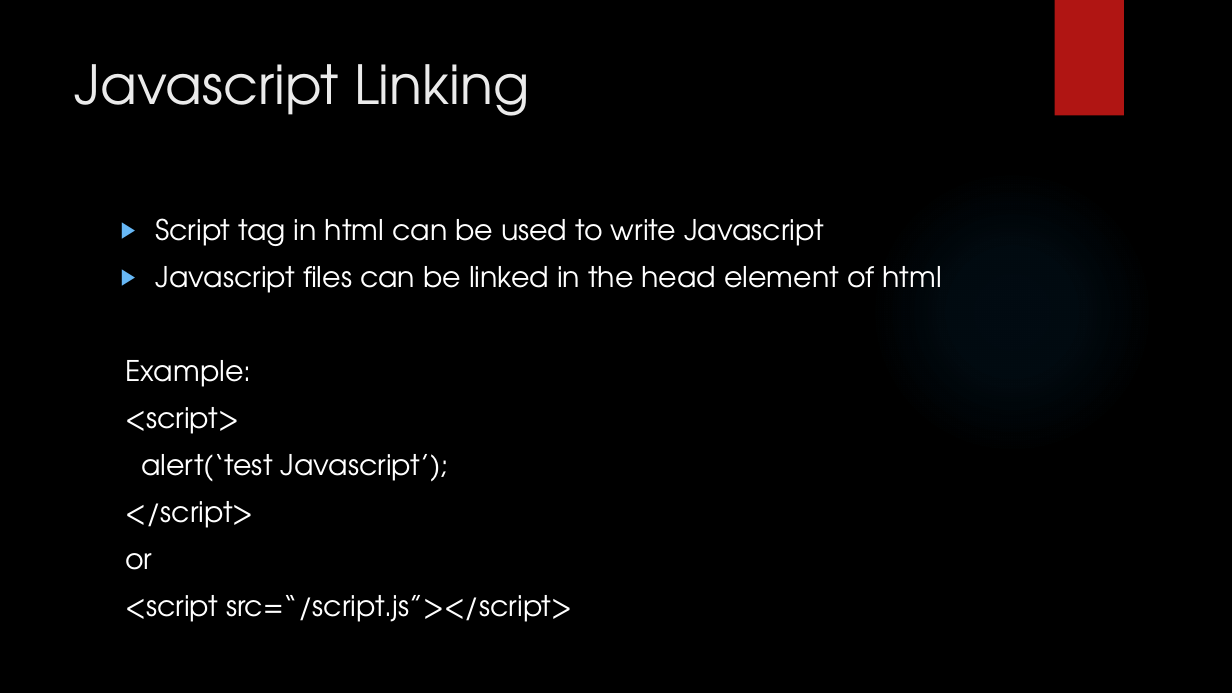
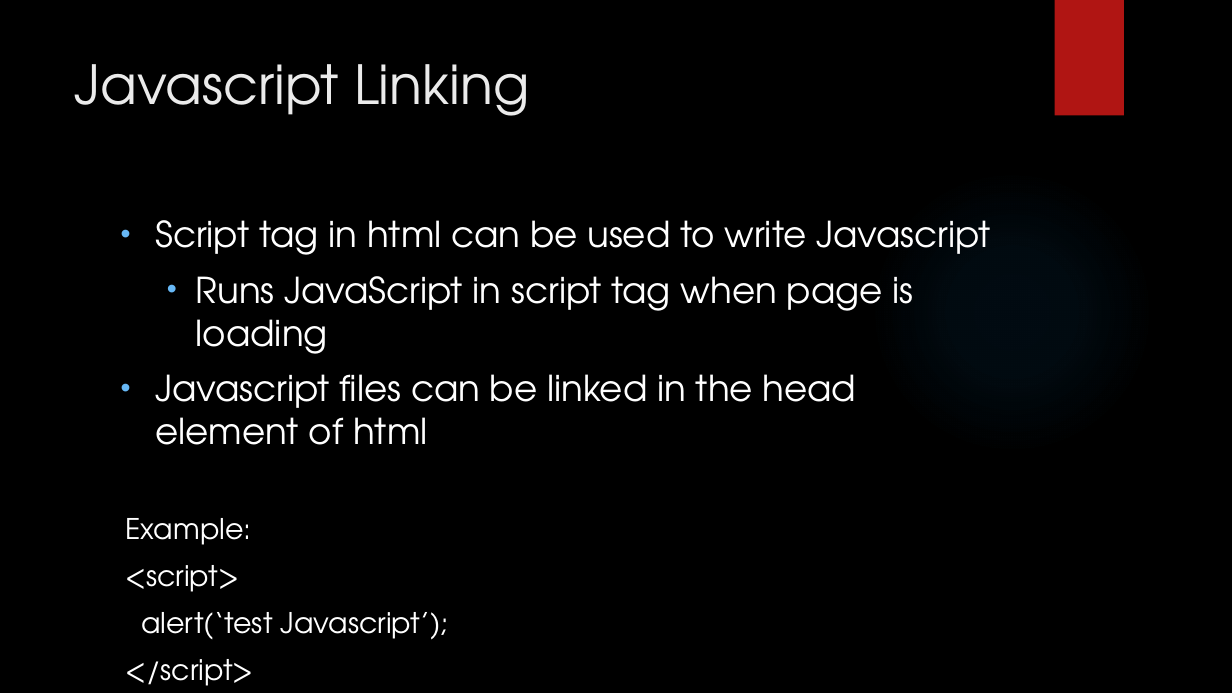
Before and after one commit to LogolsLLC/Logols-May2018, a slide deck: slide 3 of Slides/06_JavaScriptTypescript_TrainingPlan.pptx. Drawn at 1232x693 pixels with LibreOffice and Linux fonts; fonts in the diff are those of the drawing; background and template pictures are left out. Boxes give left, top, right and bottom in pixels: in the first picture for what was removed or moved away, otherwise in the second. Text is boxed around its words. In the diff, an @@ line names an element or a change of style, - is before the commit and + after.

Commit message:
Update JavaScript slides

```diff
--- a/Slides/06_JavaScriptTypescript_TrainingPlan.pptx
+++ b/Slides/06_JavaScriptTypescript_TrainingPlan.pptx
@@ text at (155,220,991,445): size 22.2 to 27.8 pt in "Script tag in html can be used ...", "Javascript files can be linked in the ..."; bullet ▶ to • @@
@@ text at (196,276,913,354): paragraph added @@
+  • Runs JavaScript in script tag when page is loading
```
Also in this commit, not shown: 19 other slides changed, 8 slides added, 1 other file.
